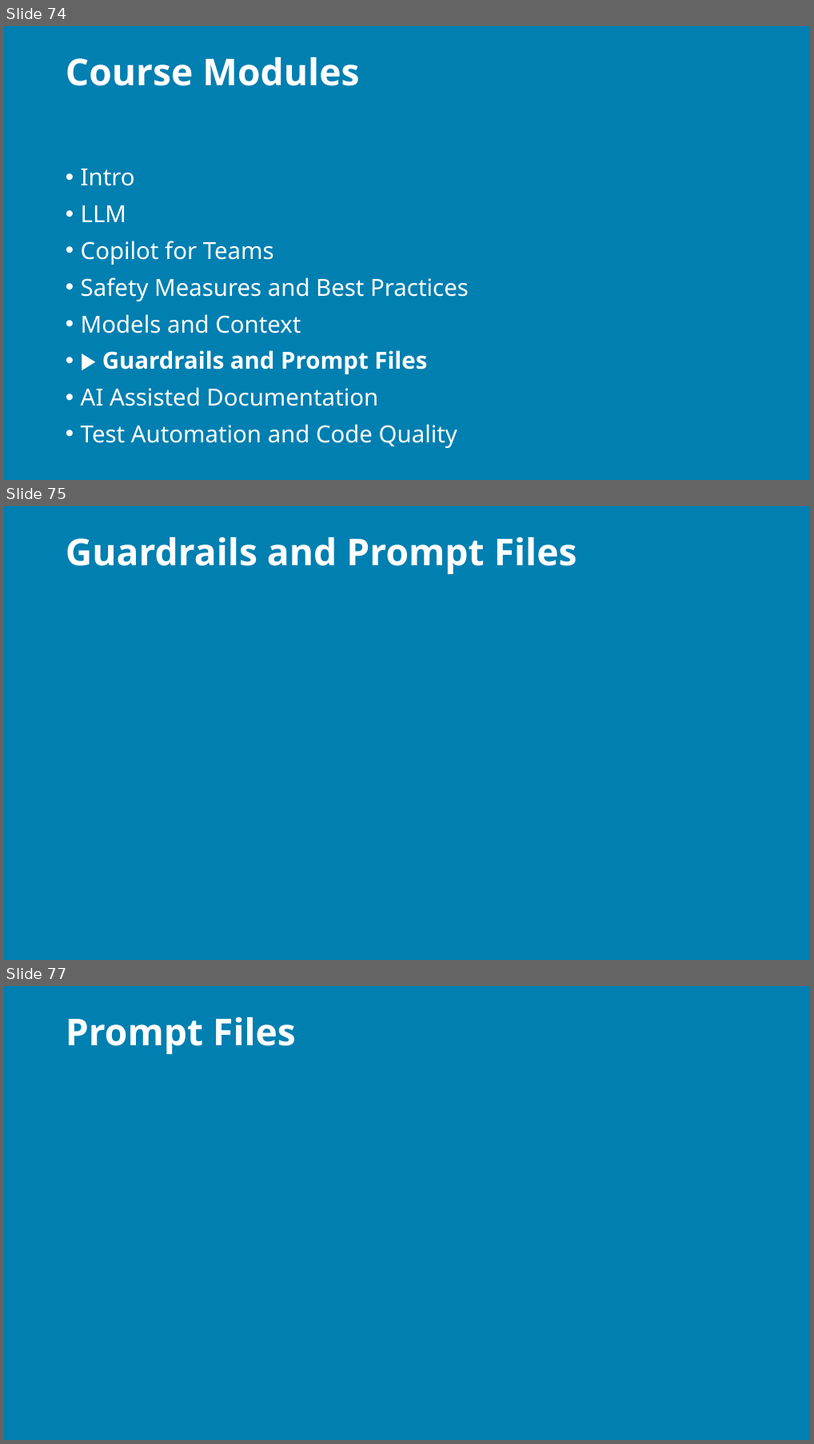
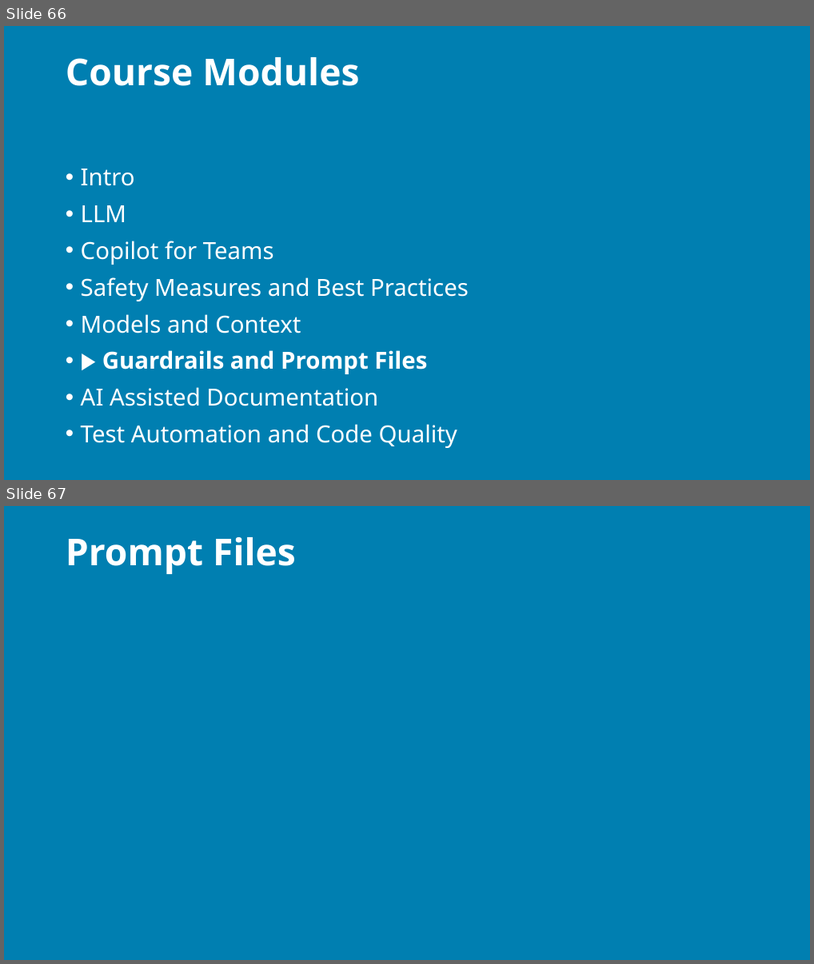
Before and after one commit to j0hnnymiller/AI-Assisted-Software-Development, a slide deck: slides/output/aiasd-311-tuesday-draft.pptx. Shown one above the other, each under a label of ours: slides 74, 75 and 77 before the commit, slides 66 and 67 after it; the slides between them are not shown. The pictures are 814x1444 and 814x964 pixels, drawn with LibreOffice and Linux fonts; fonts in the diff are those of the drawing; background and template pictures are left out. Boxes give left, top, right and bottom in pixels: in the first picture for what was removed or moved away, otherwise in the second. Text is boxed around its words. In the diff, an @@ line names an element or a change of style, - is before the commit and + after.

```diff
--- a/slides/output/aiasd-311-tuesday-draft.pptx
+++ b/slides/output/aiasd-311-tuesday-draft.pptx
@@ slide 75 removed at [4,506,810,960], background picture (left out) @@
@@ title removed at [66,537,578,574] @@
-Guardrails and Prompt Files
@@ what was slide 74 is now slide 66 @@
@@ what was slide 77 is now slide 67 @@
```
Also in this commit, not shown: 17 slides changed, 13 other slides removed, 31 other files.
